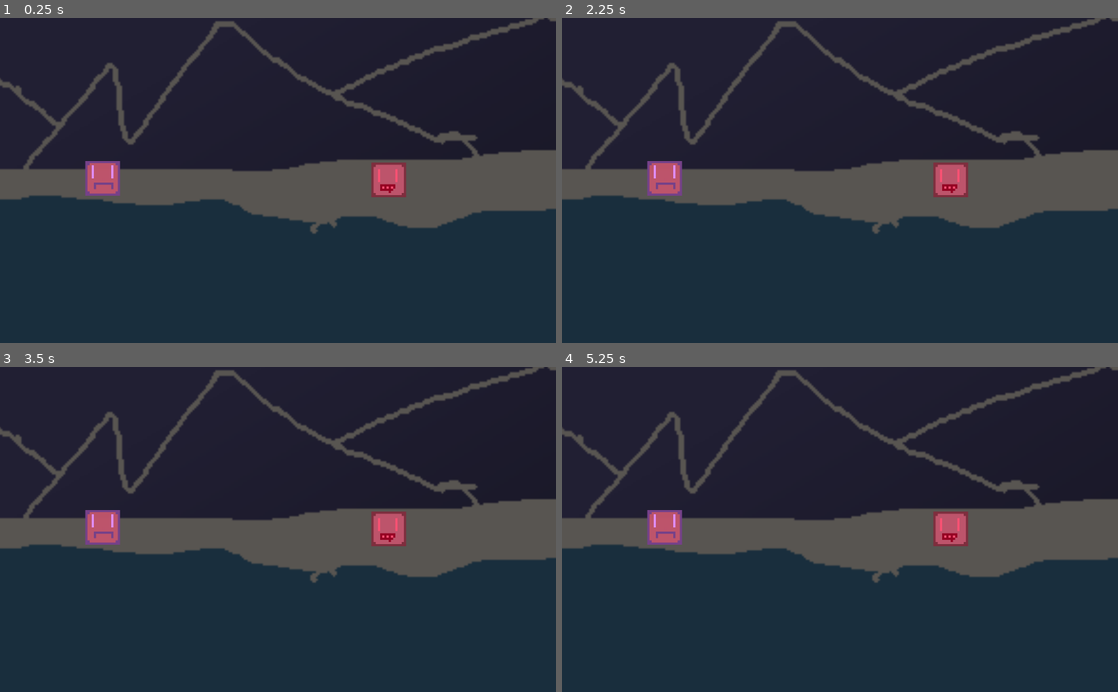
Above: before the commit, frames 1-4 (two rows, left to right).
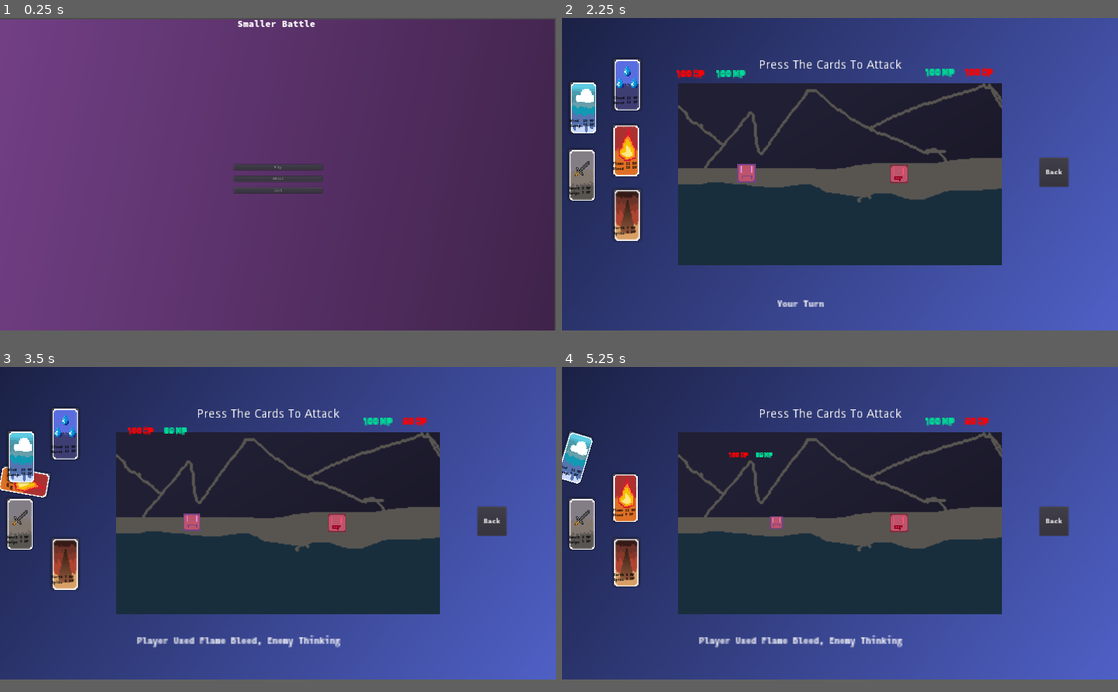
Above: after the commit, the same moments.

Repository: lostybtw/Saturday-Jam
Game: Godot game, scene res://src/scenes/main menu.tscn
Two runs of this game, one before a commit and one after it. Both use one fixed random seed, a clock stepped at 60 frames per second and the inputs below. Before the commit the project starts from res://src/scenes/Test.tscn.
Inputs (mouse positions are in pixels of both pictures, inside the frame that each line leads up to):
- Up to frame 1 (0.25 s): no input
- Up to frame 2 (2.25 s): click (840, 183) at 0.5 s, where only the run after the commit has a clickable "About"; click (840, 336) at 1.25 s, where only the run after the commit has a clickable "Back"; click (840, 174) at 2 s, where only the run after the commit has a clickable "Play"
- Up to frame 3 (3.5 s): click (61, 503) at 2.75 s, where only the run after the commit has a clickable "Flame Bleed"
- Up to frame 4 (5.25 s): click (628, 571) at 3.5 s, where only the run after the commit has a clickable "Earth Spike"; click (628, 435) at 4.25 s, where only the run after the commit has a clickable "Cloud Burst"; click (584, 461) at 5 s, where only the run after the commit has a clickable "Wind Sweep"
In our replay, the window is 800x468 before the commit and 800x450 after it. These sizes can differ from the game's own. Grey fills any space a smaller window leaves; there, only what the larger window draws over its background counts as a difference.

The runs differ from the first frame. In frame 1, 96% of the frame differs, in the area x 0-100%, y 0-97%; in frame 2, 70%; in frame 3, 70%; in frame 4, 70%.

Commit message:
final comit

Diff:
--- /dev/null
+++ b/lose.gd
@@ -0,0 +1,6 @@
+extends Control
+
+
+
+func _on_Button_pressed():
+	get_tree().change_scene("res://src/scenes/main menu.tscn")
--- a/project.godot
+++ b/project.godot
@@ -11,12 +11,23 @@
 [application]
 
 config/name="Saturday-jam"
-run/main_scene="res://src/scenes/Test.tscn"
+run/main_scene="res://src/scenes/main menu.tscn"
 config/icon="res://icon.png"
+
+[display]
+
+window/size/width=1920
+window/size/height=1080
+window/dpi/allow_hidpi=true
+window/stretch/mode="2d"
+window/stretch/aspect="keep"
 
 [global]
 
 "keep aspect"=true
+export=false
+scale=false
+keep=false
 
 [gui]
 
--- a/src/scenes/Player.gd
+++ b/src/scenes/Player.gd
@@ -20,9 +20,12 @@
 	$HP1.text = str(hp) + " " + "HP"
 	$MP1.text = str(mp) + " " + "MP"
 	if hp <=0:
-		get_tree().quit()
+		get_tree().change_scene("res://src/scenes/win.tscn")
 	if mp <=0:
-		get_tree().quit()
+		get_tree().change_scene("res://src/scenes/win.tscn")
+	if get_parent().get_parent().get_child(11).is_playing() == false:
+		get_parent().get_parent().get_child(11).play()
+
 
 func attack(child_no,signaltosend):
 	if enemy_thinking == false:
@@ -38,45 +41,62 @@
 					emit_signal(signaltosend)
 					$".".get_parent().get_parent().get_child(10).text = "Player Used " + attack_name + ", " + "Enemy Thinking"
 		else:
-			get_tree().quit()
+			get_tree().change_scene("res://src/scenes/lose.tscn")
 	else:
 		return 0
+
+func reduce_player_size():
+	if $".".get_parent().scale > Vector2(0.5,0.5):
+		$".".get_parent().scale -= Vector2(0.08,0.08)
 
 func _on_flamebleed_pressed():
 	attack_name = "Flame Bleed"
 	attack(3,"flamebleedhit")
+	$"flame sound".play()
 	$".".get_parent().get_parent().get_child(3).get_child(4).play("Card Switch")
-	$".".get_parent().get_parent().get_child(3).damage -=2
-	$".".get_parent().get_parent().get_child(3).mp_use +=2
+	$".".get_parent().get_parent().get_child(3).damage -=1
+	$".".get_parent().get_parent().get_child(3).mp_use +=1
 	$".".get_parent().get_parent().get_child(3).rect_scale -= Vector2(0.2,0.2)
+	reduce_player_size()
 
 func _on_earthspike_pressed():
+	$"earthquake sound".play()
 	attack_name = "Earth Spike"
 	attack(4,"earthspikehit")
 	$".".get_parent().get_parent().get_child(4).get_child(4).play("Card Switch")
-	$".".get_parent().get_parent().get_child(4).damage -=2
-	$".".get_parent().get_parent().get_child(4).mp_use +=2
-
+	$".".get_parent().get_parent().get_child(4).damage -=1
+	$".".get_parent().get_parent().get_child(4).mp_use +=1
+	$".".get_parent().get_parent().get_child(4).rect_scale -= Vector2(0.2,0.2)
+	reduce_player_size()
 
 func _on_rainfall_pressed():
-	attack_name = "Rain Fall"
+	$"rain sound".play()
+	attack_name = "Cloud Burst"
 	attack(5,"rainfallhit")
 	$".".get_parent().get_parent().get_child(5).get_child(4).play("Card Switch")
-	$".".get_parent().get_parent().get_child(5).damage -=2
-	$".".get_parent().get_parent().get_child(5).mp_use +=2
+	$".".get_parent().get_parent().get_child(5).damage -=1
+	$".".get_parent().get_parent().get_child(5).mp_use +=1
+	$".".get_parent().get_parent().get_child(5).rect_scale -= Vector2(0.2,0.2)
+	reduce_player_size()
 
 func _on_windsweep_pressed():
+	$"wind sound".play()
 	attack_name = "Wind Sweep"
 	attack(6,"windsweephit")
 	$".".get_parent().get_parent().get_child(6).get_child(4).play("Card Switch")
-	$".".get_parent().get_parent().get_child(6).damage -=2
-	$".".get_parent().get_parent().get_child(6).mp_use +=2
+	$".".get_parent().get_parent().get_child(6).damage -=1
+	$".".get_parent().get_parent().get_child(6).mp_use +=1
+	$".".get_parent().get_parent().get_child(6).rect_scale -= Vector2(0.2,0.2)
+	reduce_player_size()
 
 func _on_swordswipe_pressed():
+	$"sword sound".play()
 	attack_name = "Sword Swipe"
 	attack(7,"swordswipehit")
 	$".".get_parent().get_parent().get_child(7).get_child(4).play("Card Switch")
-	$".".get_parent().get_parent().get_child(7).damage -=1
+	$".".get_parent().get_parent().get_child(7).damage -=0.5
+	$".".get_parent().get_parent().get_child(7).rect_scale -= Vector2(0.2,0.2)
+	reduce_player_size()
 
 func damage_take(child_no):
 	hp -= $".".get_parent().get_parent().get_child(child_no).damage
--- a/src/scenes/Test.tscn
+++ b/src/scenes/Test.tscn
@@ -15,6 +15,12 @@
 [ext_resource path="res://res/gfx/sword.png" type="Texture" id=13]
 [ext_resource path="res://res/gfx/enemy.png" type="Texture" id=14]
 [ext_resource path="res://SourceCodePro-Black.otf" type="DynamicFontData" id=15]
+[ext_resource path="res://battlemusic.wav" type="AudioStream" id=16]
+[ext_resource path="res://firemagic.wav" type="AudioStream" id=17]
+[ext_resource path="res://sword-swipes-7174.mp3" type="AudioStream" id=18]
+[ext_resource path="res://rain.mp3" type="AudioStream" id=19]
+[ext_resource path="res://wind.wav" type="AudioStream" id=20]
+[ext_resource path="res://earthquake.mp3" type="AudioStream" id=21]
 
 [sub_resource type="DynamicFont" id=1]
 font_data = ExtResource( 1 )
@@ -30,6 +36,12 @@
 
 [sub_resource type="DynamicFont" id=5]
 size = 14
+use_mipmaps = true
+use_filter = true
+font_data = ExtResource( 15 )
+
+[sub_resource type="DynamicFont" id=6]
+size = 24
 use_mipmaps = true
 use_filter = true
 font_data = ExtResource( 15 )
@@ -74,7 +86,7 @@
 damage = 12
 bleed = 2
 bleed_type = "drown"
-card_name = "Rain Fall"
+card_name = "Cloud Burst"
 card_image = ExtResource( 11 )
 
 [node name="windsweep" parent="." instance=ExtResource( 6 )]
@@ -142,6 +154,26 @@
 enabled = true
 cast_to = Vector2( 1000, 0 )
 
+[node name="flame sound" type="AudioStreamPlayer2D" parent="Playerbody/Player"]
+stream = ExtResource( 17 )
+volume_db = 5.0
+
+[node name="sword sound" type="AudioStreamPlayer2D" parent="Playerbody/Player"]
+stream = ExtResource( 18 )
+volume_db = 5.0
+
+[node name="rain sound" type="AudioStreamPlayer2D" parent="Playerbody/Player"]
+stream = ExtResource( 19 )
+volume_db = 5.0
+
+[node name="wind sound" type="AudioStreamPlayer2D" parent="Playerbody/Player"]
+stream = ExtResource( 20 )
+volume_db = 5.0
+
+[node name="earthquake sound" type="AudioStreamPlayer2D" parent="Playerbody/Player"]
+stream = ExtResource( 21 )
+volume_db = 5.0
+
 [node name="CollisionShape2D" type="CollisionShape2D" parent="Playerbody"]
 position = Vector2( -324.5, -4.5 )
 shape = SubResource( 3 )
@@ -192,6 +224,31 @@
 enabled = true
 cast_to = Vector2( -1000, 0 )
 
+[node name="flame sound" type="AudioStreamPlayer2D" parent="enemybody/Enemy"]
+position = Vector2( -131.75, -0.75 )
+stream = ExtResource( 17 )
+volume_db = 5.0
+
+[node name="sword sound" type="AudioStreamPlayer2D" parent="enemybody/Enemy"]
+position = Vector2( -131.75, -0.75 )
+stream = ExtResource( 18 )
+volume_db = 5.0
+
+[node name="rain sound" type="AudioStreamPlayer2D" parent="enemybody/Enemy"]
+position = Vector2( -131.75, -0.75 )
+stream = ExtResource( 19 )
+volume_db = 5.0
+
+[node name="wind sound" type="AudioStreamPlayer2D" parent="enemybody/Enemy"]
+position = Vector2( -131.75, -0.75 )
+stream = ExtResource( 20 )
+volume_db = 5.0
+
+[node name="earthquake sound" type="AudioStreamPlayer2D" parent="enemybody/Enemy"]
+position = Vector2( -131.75, -0.75 )
+stream = ExtResource( 21 )
+volume_db = 5.0
+
 [node name="FightText" type="RichTextLabel" parent="."]
 anchor_left = 0.5
 anchor_top = 1.0
@@ -204,6 +261,32 @@
 rect_scale = Vector2( 2.5, 2.5 )
 custom_fonts/normal_font = SubResource( 5 )
 text = "                                                                    Your Turn"
+
+[node name="AudioStreamPlayer2D" type="AudioStreamPlayer2D" parent="."]
+stream = ExtResource( 16 )
+volume_db = -5.0
+autoplay = true
+
+[node name="Button" type="Button" parent="."]
+anchor_top = 1.0
+anchor_right = 1.0
+anchor_bottom = 1.0
+margin_left = 689.0
+margin_top = -57.0
+margin_right = 789.0
+margin_bottom = 43.0
+custom_fonts/font = SubResource( 6 )
+text = "Back"
+
+[node name="RichTextLabel" type="RichTextLabel" parent="."]
+anchor_left = 0.5
+anchor_right = 0.5
+margin_left = -280.0
+margin_top = -397.0
+margin_right = -105.0
+margin_bottom = -367.0
+rect_scale = Vector2( 3, 3 )
+text = "Press The Cards To Attack"
 
 [connection signal="pressed" from="flamebleed" to="Playerbody/Player" method="_on_flamebleed_pressed"]
 [connection signal="pressed" from="earthspike" to="Playerbody/Player" method="_on_earthspike_pressed"]
@@ -222,3 +305,4 @@
 [connection signal="enemyswordswipehit" from="enemybody/Enemy" to="Playerbody/Player" method="_on_Enemy_enemyswordswipehit"]
 [connection signal="enemywindsweephit" from="enemybody/Enemy" to="Playerbody/Player" method="_on_Enemy_enemywindsweephit"]
 [connection signal="thinking" from="enemybody/Enemy" to="Playerbody/Player" method="_on_Enemy_thinking"]
+[connection signal="pressed" from="Button" to="." method="_on_Button_pressed"]
--- /dev/null
+++ b/src/scenes/about.gd
@@ -0,0 +1,6 @@
+extends Control
+
+
+
+func _on_Back_pressed():
+	get_tree().change_scene("res://src/scenes/main menu.tscn")
--- /dev/null
+++ b/src/scenes/about.tscn
@@ -0,0 +1,66 @@
+[gd_scene load_steps=7 format=2]
+
+[ext_resource path="res://SourceCodePro-Black.otf" type="DynamicFontData" id=1]
+[ext_resource path="res://res/gfx/menu back.png" type="Texture" id=2]
+[ext_resource path="res://src/scenes/about.gd" type="Script" id=3]
+
+[sub_resource type="DynamicFont" id=1]
+size = 32
+use_mipmaps = true
+use_filter = true
+font_data = ExtResource( 1 )
+
+[sub_resource type="DynamicFont" id=2]
+size = 24
+use_mipmaps = true
+use_filter = true
+font_data = ExtResource( 1 )
+
+[sub_resource type="DynamicFont" id=3]
+size = 24
+use_mipmaps = true
+use_filter = true
+font_data = ExtResource( 1 )
+
+[node name="Control" type="Control"]
+anchor_right = 1.0
+anchor_bottom = 1.0
+script = ExtResource( 3 )
+
+[node name="MenuBack" type="Sprite" parent="."]
+position = Vector2( 954, 535 )
+scale = Vector2( 6, 6 )
+texture = ExtResource( 2 )
+
+[node name="RichTextLabel" type="RichTextLabel" parent="."]
+anchor_left = 0.5
+anchor_right = 0.5
+margin_left = -200.0
+margin_right = 200.0
+margin_bottom = 80.0
+custom_fonts/normal_font = SubResource( 1 )
+text = "About The Game"
+
+[node name="RichTextLabel2" type="RichTextLabel" parent="."]
+anchor_left = 0.5
+anchor_top = 0.5
+anchor_right = 0.5
+anchor_bottom = 0.5
+margin_left = -309.0
+margin_top = -171.5
+margin_right = 309.0
+margin_bottom = 171.5
+custom_fonts/normal_font = SubResource( 2 )
+text = "Hello World! Thsi Was Made in 24 hours For The Saturday Jam hosted by CybearTron and TacoSauceDev. You Gotta Fight The Enemy But You Have A Weakness...
+
+You Get SMOL!!"
+
+[node name="Back" type="Button" parent="."]
+anchor_top = 1.0
+anchor_right = 1.0
+anchor_bottom = 1.0
+margin_top = -50.0
+custom_fonts/font = SubResource( 3 )
+text = "Back"
+
+[connection signal="pressed" from="Back" to="." method="_on_Back_pressed"]
--- /dev/null
+++ b/src/scenes/lose.tscn
@@ -0,0 +1,68 @@
+[gd_scene load_steps=7 format=2]
+
+[ext_resource path="res://res/gfx/loseback.png" type="Texture" id=1]
+[ext_resource path="res://lose.gd" type="Script" id=2]
+[ext_resource path="res://SourceCodePro-Black.otf" type="DynamicFontData" id=3]
+
+[sub_resource type="DynamicFont" id=1]
+size = 32
+use_mipmaps = true
+use_filter = true
+font_data = ExtResource( 3 )
+
+[sub_resource type="DynamicFont" id=2]
+size = 24
+use_mipmaps = true
+use_filter = true
+font_data = ExtResource( 3 )
+
+[sub_resource type="DynamicFont" id=3]
+size = 24
+use_mipmaps = true
+use_filter = true
+font_data = ExtResource( 3 )
+
+[node name="lose" type="Control"]
+anchor_right = 1.0
+anchor_bottom = 1.0
+script = ExtResource( 2 )
+
+[node name="Loseback" type="Sprite" parent="."]
+position = Vector2( 960, 535 )
+scale = Vector2( 6, 6 )
+texture = ExtResource( 1 )
+
+[node name="RichTextLabel" type="RichTextLabel" parent="."]
+anchor_left = 0.5
+anchor_right = 0.5
+margin_left = -135.0
+margin_right = 135.0
+margin_bottom = 80.0
+custom_fonts/normal_font = SubResource( 1 )
+text = "You Lose!"
+
+[node name="RichTextLabel2" type="RichTextLabel" parent="."]
+anchor_left = 0.5
+anchor_top = 0.5
+anchor_right = 0.5
+anchor_bottom = 0.5
+margin_left = -320.0
+margin_top = -180.0
+margin_right = 320.0
+margin_bottom = 180.0
+custom_fonts/normal_font = SubResource( 2 )
+text = "CMON!! Try Harder, You Can Win This, Play Again, Its Alright To Lose.
+
+Thank You,
+losty"
+
+[node name="Button" type="Button" parent="."]
+anchor_top = 1.0
+anchor_right = 1.0
+anchor_bottom = 1.0
+margin_top = -42.0
+margin_bottom = -2.0
+custom_fonts/font = SubResource( 3 )
+text = "Back"
+
+[connection signal="pressed" from="Button" to="." method="_on_Button_pressed"]
--- /dev/null
+++ b/src/scenes/main menu.tscn
@@ -0,0 +1,62 @@
+[gd_scene load_steps=5 format=2]
+
+[ext_resource path="res://SourceCodePro-Black.otf" type="DynamicFontData" id=1]
+[ext_resource path="res://res/gfx/menu back.png" type="Texture" id=2]
+[ext_resource path="res://src/scripts/main menu.gd" type="Script" id=3]
+
+[sub_resource type="DynamicFont" id=1]
+size = 32
+use_mipmaps = true
+use_filter = true
+font_data = ExtResource( 1 )
+
+[node name="Control" type="Control"]
+anchor_right = 1.0
+anchor_bottom = 1.0
+script = ExtResource( 3 )
+
+[node name="Sprite" type="Sprite" parent="."]
+position = Vector2( 955, 545 )
+scale = Vector2( 6, 6 )
+texture = ExtResource( 2 )
+
+[node name="RichTextLabel" type="RichTextLabel" parent="."]
+anchor_left = 0.5
+anchor_right = 0.5
+margin_left = -140.0
+margin_right = 140.0
+margin_bottom = 50.0
+custom_fonts/normal_font = SubResource( 1 )
+text = "Smaller Battle"
+
+[node name="VBoxContainer" type="VBoxContainer" parent="."]
+anchor_left = 0.5
+anchor_top = 0.5
+anchor_right = 0.5
+anchor_bottom = 0.5
+margin_left = -153.5
+margin_top = -34.0
+margin_right = 153.5
+margin_bottom = 34.0
+custom_constants/separation = 20
+
+[node name="play" type="Button" parent="VBoxContainer"]
+margin_right = 307.0
+margin_bottom = 20.0
+text = "Play"
+
+[node name="about" type="Button" parent="VBoxContainer"]
+margin_top = 40.0
+margin_right = 307.0
+margin_bottom = 60.0
+text = "About"
+
+[node name="quit" type="Button" parent="VBoxContainer"]
+margin_top = 80.0
+margin_right = 307.0
+margin_bottom = 100.0
+text = "Quit"
+
+[connection signal="pressed" from="VBoxContainer/play" to="." method="_on_play_pressed"]
+[connection signal="pressed" from="VBoxContainer/about" to="." method="_on_about_pressed"]
+[connection signal="pressed" from="VBoxContainer/quit" to="." method="_on_quit_pressed"]
--- /dev/null
+++ b/src/scenes/win.gd
@@ -0,0 +1,6 @@
+extends Control
+
+
+
+func _on_back_pressed():
+	get_tree().change_scene("res://src/scenes/main menu.tscn")
--- /dev/null
+++ b/src/scenes/win.tscn
@@ -0,0 +1,70 @@
+[gd_scene load_steps=7 format=2]
+
+[ext_resource path="res://res/gfx/winback.png" type="Texture" id=1]
+[ext_resource path="res://SourceCodePro-Black.otf" type="DynamicFontData" id=2]
+[ext_resource path="res://src/scenes/win.gd" type="Script" id=3]
+
+[sub_resource type="DynamicFont" id=1]
+size = 32
+use_mipmaps = true
+use_filter = true
+font_data = ExtResource( 2 )
+
+[sub_resource type="DynamicFont" id=2]
+size = 24
+use_mipmaps = true
+use_filter = true
+font_data = ExtResource( 2 )
+
+[sub_resource type="DynamicFont" id=3]
+size = 24
+use_mipmaps = true
+use_filter = true
+font_data = ExtResource( 2 )
+
+[node name="win" type="Control"]
+anchor_right = 1.0
+anchor_bottom = 1.0
+script = ExtResource( 3 )
+
+[node name="Sprite" type="Sprite" parent="."]
+position = Vector2( 950, 535 )
+scale = Vector2( 6, 6 )
+texture = ExtResource( 1 )
+
+[node name="RichTextLabel" type="RichTextLabel" parent="."]
+anchor_left = 0.5
+anchor_right = 0.5
+margin_left = -135.0
+margin_right = 135.0
+margin_bottom = 80.0
+custom_fonts/normal_font = SubResource( 1 )
+text = "YOU WIN!"
+
+[node name="RichTextLabel2" type="RichTextLabel" parent="."]
+anchor_left = 0.5
+anchor_top = 0.5
+anchor_right = 0.5
+anchor_bottom = 0.5
+margin_left = -320.0
+margin_top = -180.0
+margin_right = 320.0
+margin_bottom = 180.0
+custom_fonts/normal_font = SubResource( 2 )
+text = "You Beat The Enemy! With Extremely Difficult Odds!
+You Evolved!
+Btw Thanks for playing this terrible game and please rate it.
+
+Thank You,
+Lostybtw"
+
+[node name="back" type="Button" parent="."]
+anchor_top = 1.0
+anchor_right = 1.0
+anchor_bottom = 1.0
+margin_top = -20.0
+margin_bottom = 20.0
+custom_fonts/font = SubResource( 3 )
+text = "Back"
+
+[connection signal="pressed" from="back" to="." method="_on_back_pressed"]
--- a/src/scripts/Enemy.gd
+++ b/src/scripts/Enemy.gd
@@ -23,9 +23,9 @@
 	$HP2.text = str(hp) + " " + "HP"
 	$MP2.text = str(mp) + " " + "MP"
 	if hp <=0:
-		get_tree().quit()
+		get_tree().change_scene("res://src/scenes/win.tscn")
 	if mp <=0:
-		get_tree().quit()
+		get_tree().change_scene("res://src/scenes/win.tscn")
 	var rand = RandomNumberGenerator.new()
 	rand.randomize()
 	rand = (rand.randi_range(3, 7))
@@ -47,6 +47,7 @@
 			if collider.is_in_group("Enemy"):
 				emit_signal(sigsend)
 				$".".get_parent().get_parent().get_child(10).text = "Enemy Used " + attack_name
+	else: get_tree().change_scene("res://src/scenes/win.tscn")
 
 func _on_Player_flamebleedhit():
 	damage_take(3)
@@ -74,22 +75,27 @@
 func backattack(rand):
 	if just_hit:
 		emit_signal("thinking")
-		yield(get_tree().create_timer(2), "timeout")
+		yield(get_tree().create_timer(3), "timeout")
 		emit_signal("donethinking")
 		print(rand)
 		if rand == 3:
 			attack_name = "Fire Bend"
 			sigsend = "enemyflamebleedhit"
+			$"flame sound".play()
 		elif rand == 4:
 			attack_name = "Earth Bend"
 			sigsend = "enemyearthspikehit"
+			$"earthquake sound".play()
 		elif rand == 5:
 			attack_name = "Water Bend"
 			sigsend = "enemyrainfallhit"
+			$"rain sound".play()
 		elif rand == 6:
 			attack_name = "Air Bend"
 			sigsend = "enemywindsweephit"
+			$"wind sound".play()
 		elif rand == 7:
 			attack_name = "Sword Swipe"
 			sigsend = "enemyswordswipehit"
+			$"sword sound".play()
 		attack(rand)
--- /dev/null
+++ b/src/scripts/main menu.gd
@@ -0,0 +1,14 @@
+extends Control
+
+
+
+func _on_play_pressed():
+	get_tree().change_scene("res://src/scenes/Test.tscn")
+
+
+func _on_about_pressed():
+	get_tree().change_scene("res://src/scenes/about.tscn")
+
+
+func _on_quit_pressed():
+	get_tree().quit()
--- a/src/scripts/test.gd
+++ b/src/scripts/test.gd
@@ -2,3 +2,7 @@
 
 func _on_flamebleed_pressed():
 	pass
+
+
+func _on_Button_pressed():
+	get_tree().change_scene("res://src/scenes/main menu.tscn")
Not shown, added: battlemusic.wav.import
Not shown, added: earthquake.mp3.import
Not shown, added: earthquake.wav.import
Not shown, added: export_presets.cfg
Not shown, added: fire-magic-6947.mp3.import
Not shown, added: firemagic.wav.import
Binary file added: html/index.apple-touch-icon.png
Not shown, added: html/index.apple-touch-icon.png.import
Binary file added: html/index.icon.png
Not shown, added: html/index.icon.png.import
Binary file added: html/index.png
Not shown, added: html/index.png.import
(and 29 more such lines)
